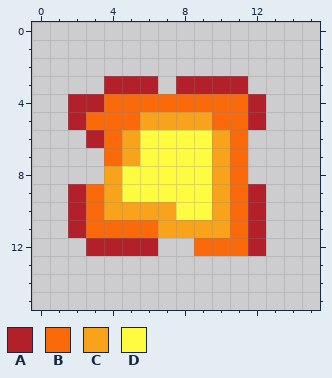
Pixel-art sprite: img/explosion1.png. The first picture shows the starting point.
The file is 16x16 pixels.
Palette (. is transparent): A #b4202a  B #fa6a0a  C #f9a31b  D #fffc40
Pixels before, first column x 2:
 3 ..AAA.AAAA.
 4 AABBBBBBBBA
 5 ABBBCCCCBBA
 6 .ABCDDDDCB.
 7 ..BCDDDDCB.
 8 ..CDDDDDCB.
 9 ABCDDDDDCBA
10 ABCCCCDDCBA
11 ABBBBCCCCBA
12 .AAAA..BBBA
The same view after the edit:
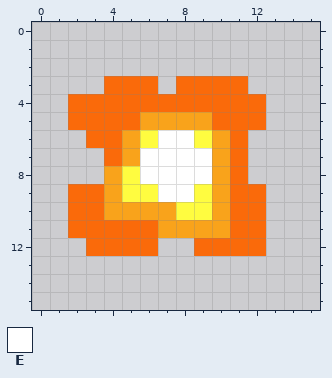
Colours new in this view: E #ffffff
Diff:
{"y":3,"x":4,"old":"AAA","new":"BBB"}
{"y":3,"x":8,"old":"AAAA","new":"BBBB"}
{"y":4,"x":2,"old":"AA","new":"BB"}
{"y":4,"x":12,"old":"A","new":"B"}
{"y":5,"x":2,"old":"A","new":"B"}
{"y":5,"x":12,"old":"A","new":"B"}
{"y":6,"x":3,"old":"A","new":"B"}
{"y":6,"x":7,"old":"DD","new":"EE"}
{"y":7,"x":6,"old":"DDDD","new":"EEEE"}
{"y":8,"x":6,"old":"DDDD","new":"EEEE"}
{"y":9,"x":2,"old":"A","new":"B"}
{"y":9,"x":7,"old":"DD","new":"EE"}
{"y":9,"x":12,"old":"A","new":"B"}
{"y":10,"x":2,"old":"A","new":"B"}
{"y":10,"x":12,"old":"A","new":"B"}
{"y":11,"x":2,"old":"A","new":"B"}
{"y":11,"x":12,"old":"A","new":"B"}
{"y":12,"x":3,"old":"AAAA","new":"BBBB"}
{"y":12,"x":12,"old":"A","new":"B"}
{"label":"changed","picture_box":[68,76,266,256]}
